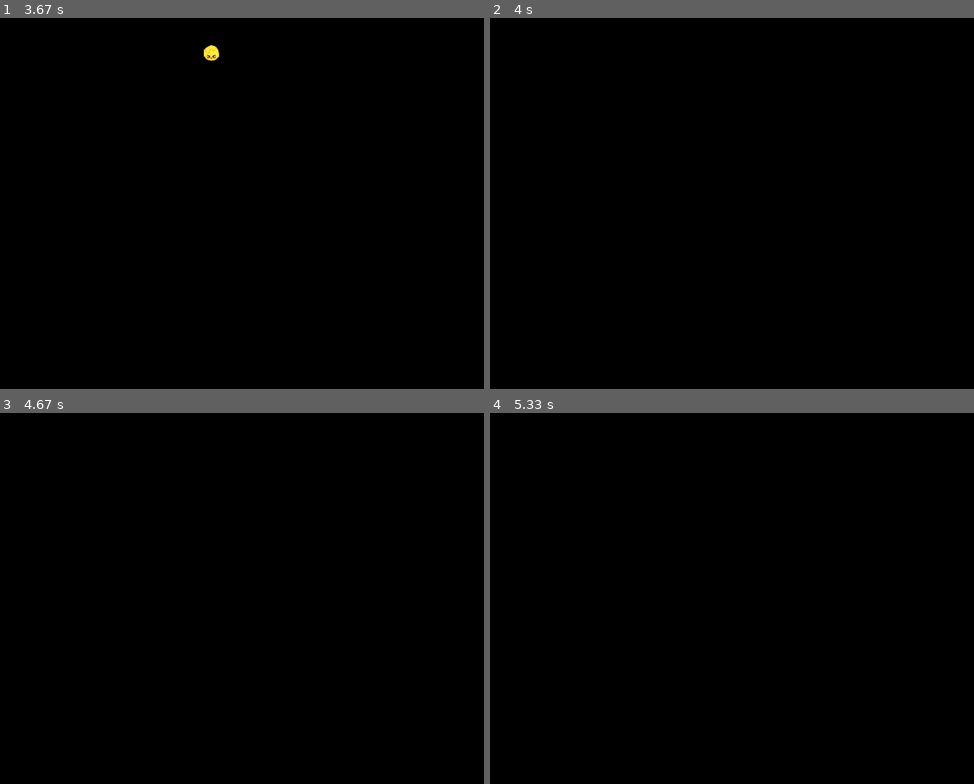
Above: before the commit, frames 1-4 (two rows, left to right).
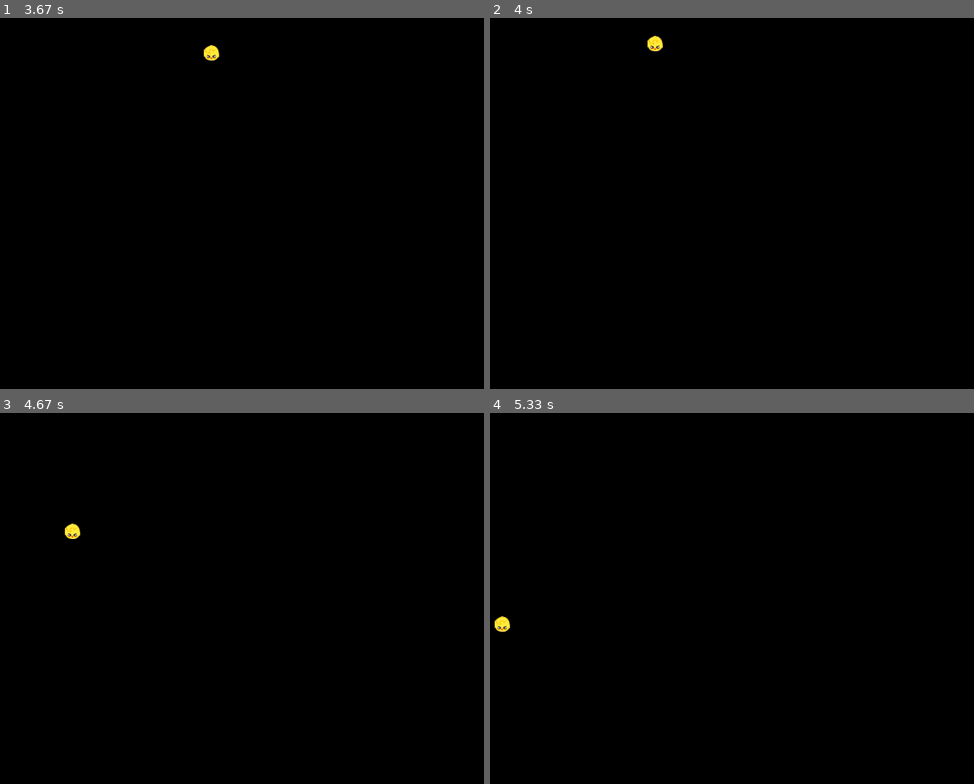
Above: after the commit, the same moments.

Repository: JadiraPalacios/PyGame
Game: pygame game, started from videojuego.py
The game is run twice, just before and just after one commit, with the same random seed, the same clock (stepped at 60 frames per second) and the same inputs.
Inputs:
- Up to frame 1 (3.67 s): no input
- Up to frame 2 (4 s): no input
- Up to frame 3 (4.67 s): no input
- Up to frame 4 (5.33 s): no input

Frame 1 is identical in both runs. In frame 2, 0.1% of the frame differs, in the area x 32-36%, y 4-9%; in frame 3, 0.1%; in frame 4, 0.1%.

Commit message:
Update videojuego.py

Diff:
--- a/videojuego.py
+++ b/videojuego.py
@@ -19,10 +19,10 @@
         self.speed=[3,3]
     def update(self):
         #evitar que salga por debajo
-        if self.rect.bottom >= ALTO:
+        if self.rect.bottom >= ALTO or self.rect.top <= 0:
             self.speed[1]= -self.speed[1]
         #evitar que salga por la derecha
-        elif self.rect.right >= ANCHO:
+        elif self.rect.right >= ANCHO or self.rect.left <= 0:
             self.speed[0]= -self.speed[0]
         #mover en base a posicion actual y velocidad
         self.rect.move_ip(self.speed)
